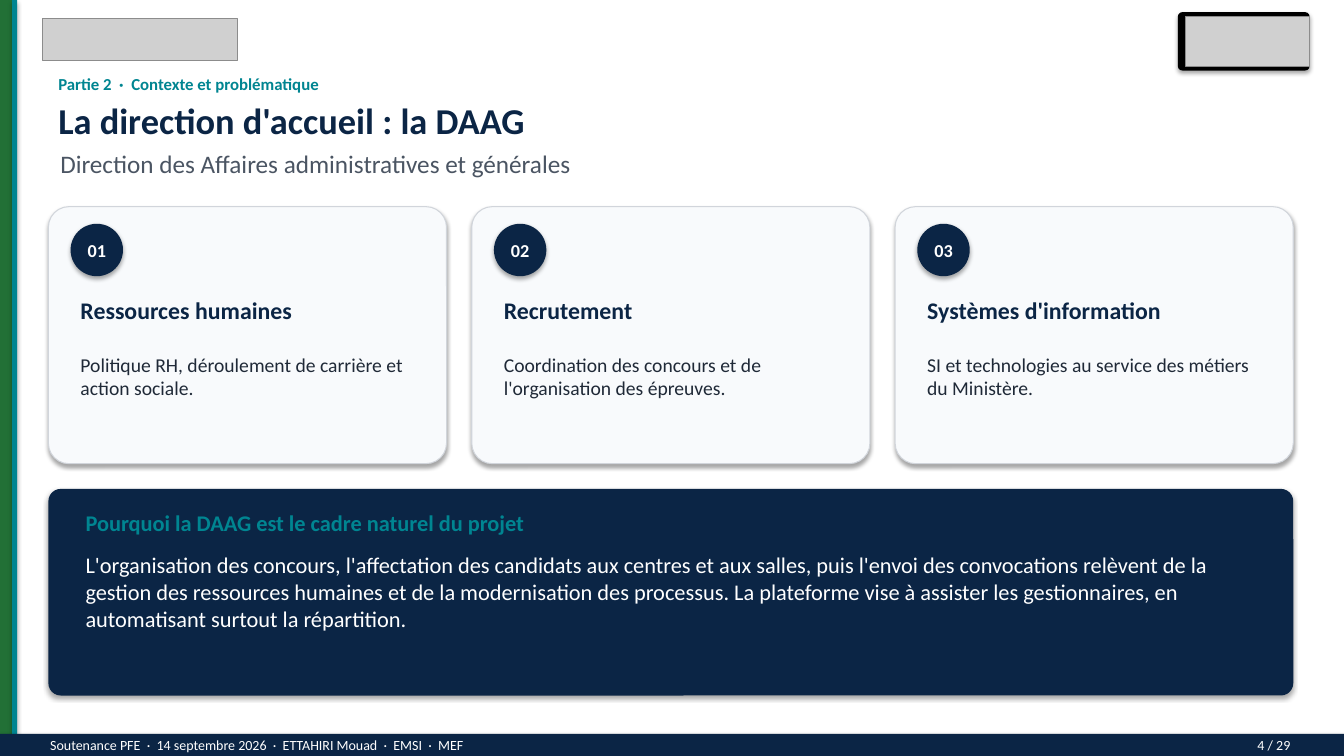
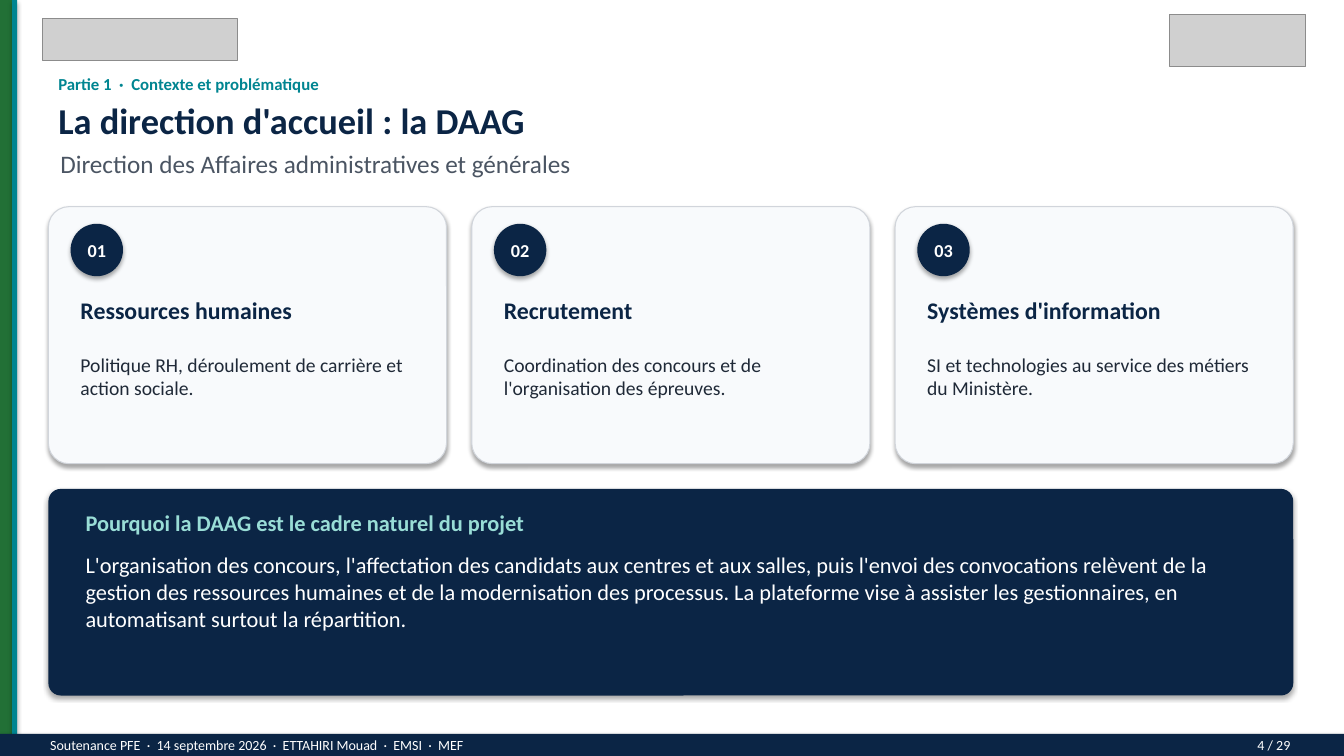
Before and after one commit to mouadofficiel2003/PFE2, a slide deck: slide 4 of soutenance/Soutenance-PFE-ETTAHIRI-Mouad.pptx. Drawn at 1344x756 pixels with LibreOffice and Linux fonts; fonts in the diff are those of the drawing; grey boxes stand for pictures. Boxes give left, top, right and bottom in pixels: in the first picture for what was removed or moved away, otherwise in the second. Text is boxed around its words. In the diff, an @@ line names an element or a change of style, - is before the commit and + after.

```diff
--- a/soutenance/Soutenance-PFE-ETTAHIRI-Mouad.pptx
+++ b/soutenance/Soutenance-PFE-ETTAHIRI-Mouad.pptx
@@ picture: place and size @@
-picture at (1187,16,1311,67)
+picture at (1171,14,1307,67)
@@ rounded rectangle removed at (1179,12,1311,71) @@
@@ text at (58,78,318,93): text changed @@
-Partie 2 · Contexte et problématique
+Partie 1 · Contexte et problématique
@@ text "Pourquoi la DAAG est le ..." at (86,515,524,535): text colour #008591 to #99DDD6 @@
```
Also in this commit, not shown: 28 other slides changed, 45 other files.
